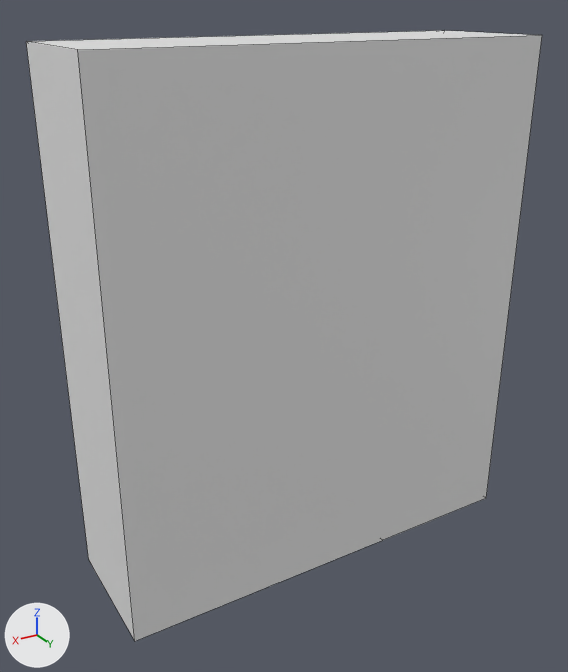
The FBX model Assets/Src/Models/P_Chambre/Armoire.fbx, before and after one commit.
Rendered twice from a 50 mm camera at (4.24, 6.97, 6.19) aimed at (0.03, -0.04, 2.68). The lights are fixed; the arrows at lower left show +X, +Y and +Z. Mesh edges are drawn as thin lines. Where no turn or scale is listed for an object, it has been applied to the vertices.

In view in the first picture: 'Armoire'.
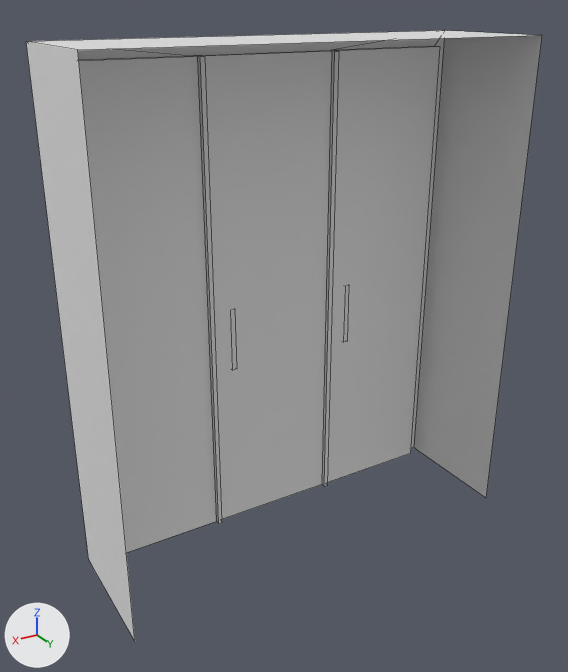
Pixel boxes (x1, y1, x2, y2) of what changed, in the pictures (568 x 672 px):
'Armoire', reshaped: before (26, 31, 542, 641); after (26, 31, 542, 640)
part 1 of me_cube_047, deleted: before (78, 35, 542, 641)

What changed in the scene script:
```text
Change me_cube_047:
    where me_cube_047.from_pydata(...)  # 66 vertices, 47 faces; spans x -2.69..2.31, y -0.79..0.73, z -0.01..5.82
    used by ob_armoire; location = (0.0, 0.0, 0.0)
    verts and faces of me_cube_047; kept vertices keep their numbers, new ones are numbered from 66
    before: 0 (2.17, -0.68, -0.01), 2 (-2.54, -0.68, -0.01), 4 (2.31, 0.73, -0.01) at pixel (134, 641), 5 (2.31, 0.73, 5.82) at pixel (77, 49), 6 (-2.69, 0.73, -0.01) at pixel (486, 498)
    before: 7 (-2.69, 0.73, 5.82) at pixel (542, 35), 8 (-2.69, -0.68, -0.01), 9 (2.31, -0.68, -0.01) at pixel (91, 564), 10 (2.31, -0.79, -0.01) at pixel (88, 559), 13 (-2.69, -0.79, -0.01)
    before: 14 (2.17, -0.79, -0.01), 17 (-2.54, -0.79, -0.01), 26 (-1.07, -0.68, -0.01), 27 (0.7, -0.68, -0.01), 28 (0.56, 0.73, -0.01) at pixel (278, 582)
    before: 29 (0.7, 0.73, -0.01) at pixel (268, 586), 30 (-1.07, 0.73, -0.01) at pixel (391, 536), 31 (-0.94, 0.73, -0.01) at pixel (382, 540), 32 (-0.97, -0.68, -0.01), 35 (0.6, -0.68, -0.01)
    me_cube_047 part 1
    add delete_vertices([*range(26, 32)])  # with the faces that use them
    add delete_faces([(2, 17, 13, 8), (0, 9, 10, 14)])
```
